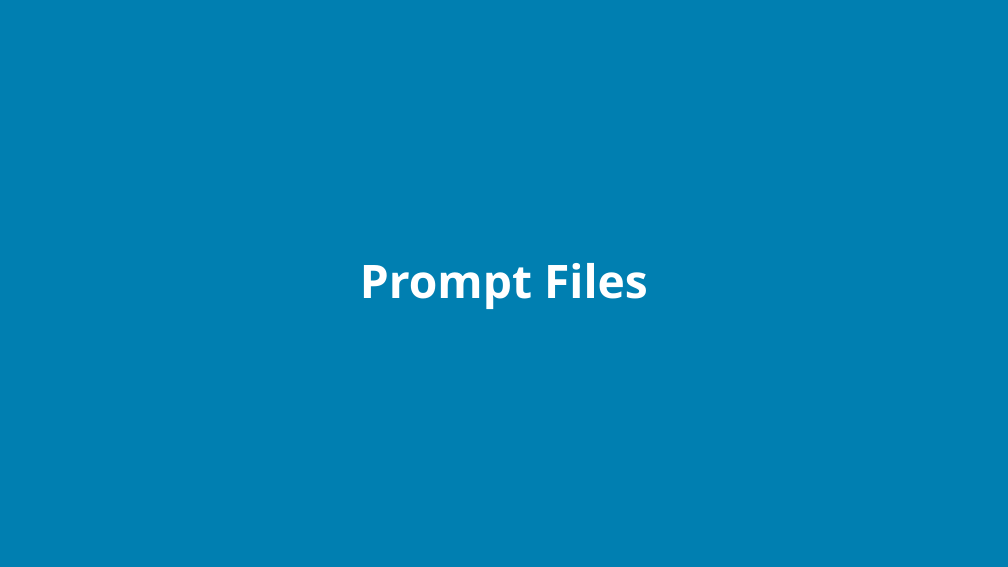
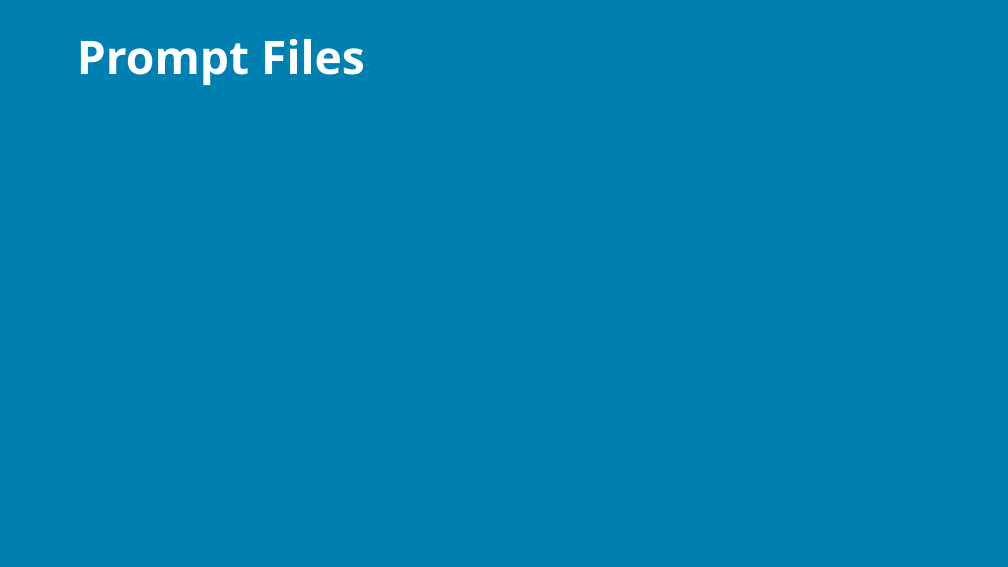
Before and after one commit to j0hnnymiller/AI-Assisted-Software-Development, a slide deck: slide 77 of Slides/output/aiasd-311-tuesday-draft.pptx (slide 71 before the commit). Drawn at 1008x567 pixels with LibreOffice and Linux fonts; fonts in the diff are those of the drawing; background and template pictures are left out. Boxes give left, top, right and bottom in pixels: in the first picture for what was removed or moved away, otherwise in the second. Text is boxed around its words. In the diff, an @@ line names an element or a change of style, - is before the commit and + after.

```diff
--- a/Slides/output/aiasd-311-tuesday-draft.pptx
+++ b/Slides/output/aiasd-311-tuesday-draft.pptx
@@ title "Prompt Files": place and size @@
-title "Prompt Files" at (360, 263, 648, 309)
+title "Prompt Files" at (77, 39, 365, 85)
@@ title "Prompt Files" at (77, 39, 365, 85): alignment centre to left @@
```
Also in this commit, not shown: 9 other slides changed, 18 slides added, 1 slide removed, 16 other files.
